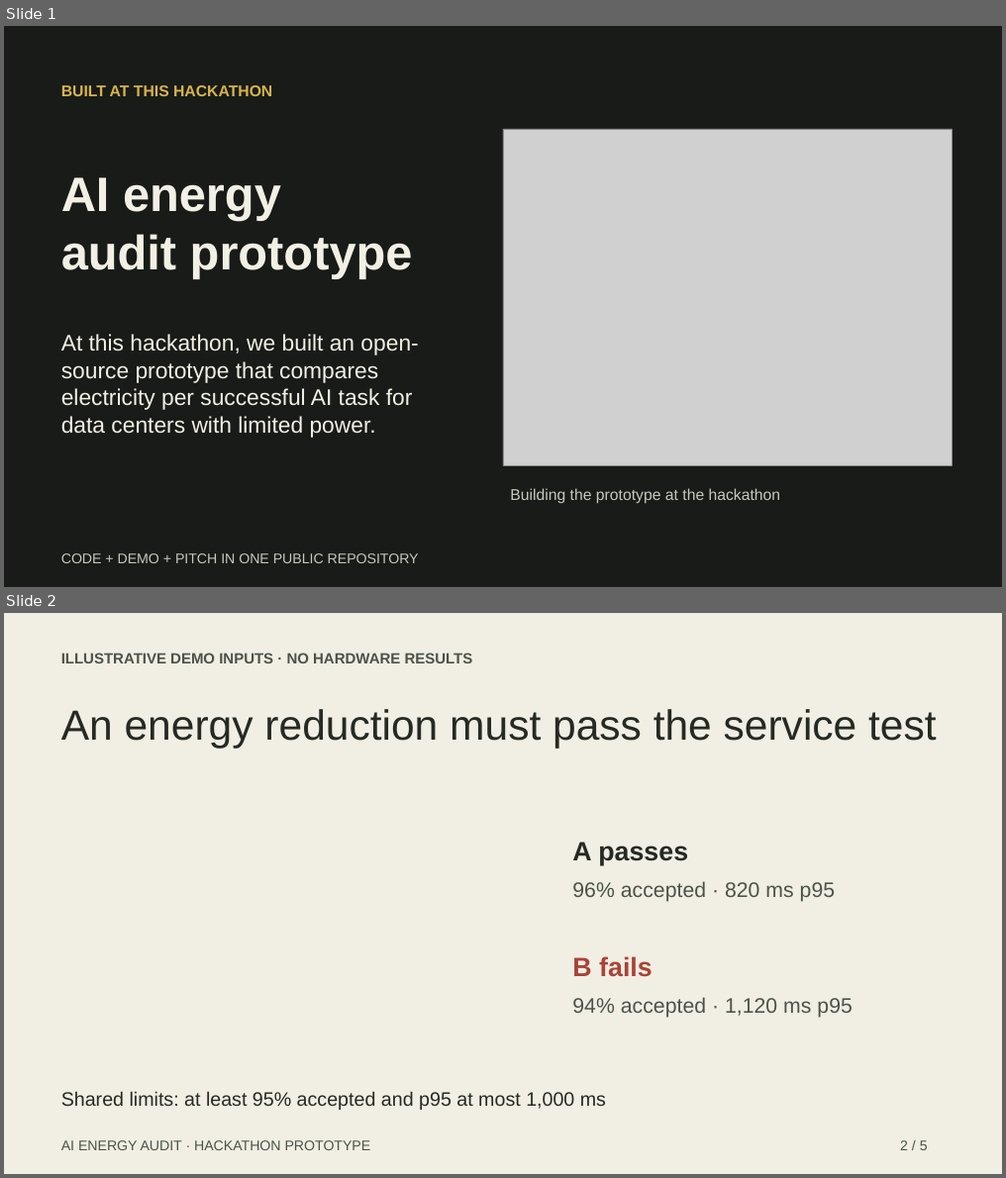
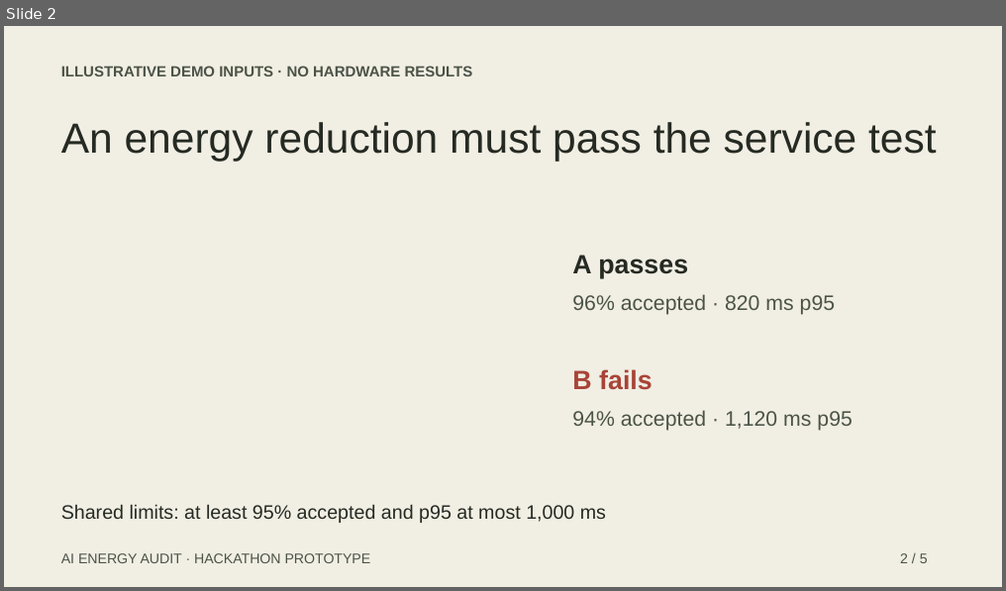
Before and after one commit to maxchamp2005-sudo/llm-energy-efficiency, a slide deck: docs/hackathon-pitch.pptx. Shown one above the other, each under a label of ours: slides 1 and 2 before the commit, slide 2 after it. The pictures are 1006x1178 and 1006x591 pixels, drawn with LibreOffice and Linux fonts; fonts in the diff are those of the drawing; grey boxes stand for pictures. Boxes give left, top, right and bottom in pixels: in the first picture for what was removed or moved away, otherwise in the second. Text is boxed around its words. In the diff, an @@ line names an element or a change of style, - is before the commit and + after.

Commit message:
Clarify the AC/DC hackathon purpose on the first slide

```diff
--- a/docs/hackathon-pitch.pptx
+++ b/docs/hackathon-pitch.pptx
@@ slide 1 removed at [4,26,1002,587], background #181B18 @@
@@ text removed at [61,85,272,96] @@
-BUILT AT THIS HACKATHON
@@ picture removed at [503,129,952,467] @@
@@ text removed at [61,177,413,278] @@
-AI energy
-audit prototype
@@ text removed at [61,334,418,437] @@
-At this hackathon, we built an open-source prototype that compares electricity per successful AI task for data centers with limited power.
@@ text removed at [510,488,781,504] @@
-Building the prototype at the hackathon
@@ text removed at [61,554,419,564] @@
-CODE + DEMO + PITCH IN ONE PUBLIC REPOSITORY
```
Also in this commit, not shown: 1 slide added, 4 other files.
